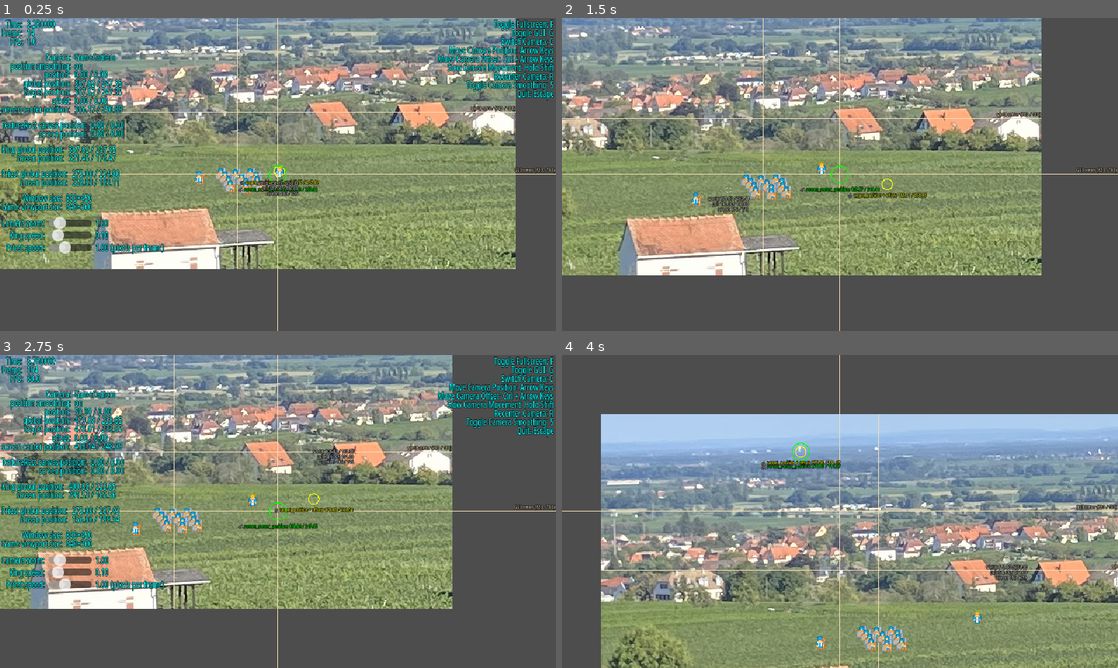
Above: before the commit, frames 1-4 (two rows, left to right).
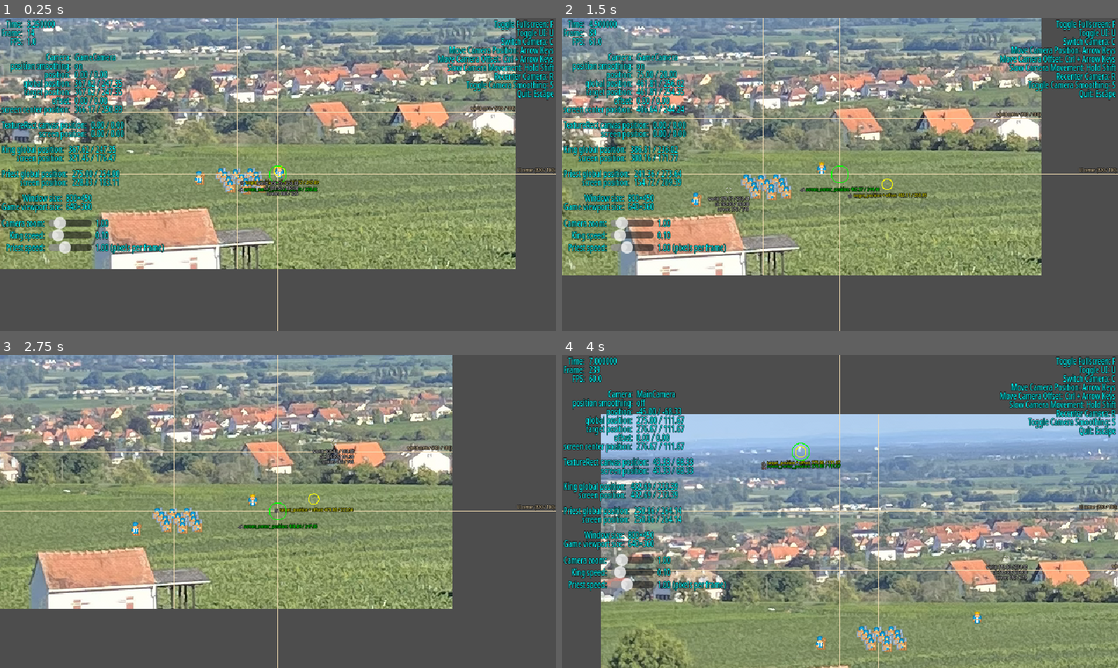
Above: after the commit, the same moments.

Repository: Toxe/godot-pixel-style
Game: Godot game, scene res://scenes/main.tscn
Two runs of this game, one before a commit and one after it. Both use one fixed random seed, a clock stepped at 60 frames per second and the inputs below.
Inputs (mouse positions are in pixels of both pictures, inside the frame that each line leads up to):
- Up to frame 1 (0.25 s): no input
- Up to frame 2 (1.5 s): tap Enter at 0.5 s; move the mouse to (962, 158) at 0.52 s; hold Right (ui_right) 0.53-1.28 s; hold G (toggle_gui, bound only before the commit) 0.53-1.28 s; tap U (toggle_ui, bound only after the commit) at 0.8, 1.35 s; move the mouse to (728, 190) at 1.27 s; hold Down (ui_down) from 1.28 s (still down)
- Up to frame 3 (2.75 s): tap G (toggle_gui, bound only before the commit) at 1.55 s; move the mouse to (333, 442) at 2.02 s; release Down (ui_down) at 2.03 s; hold Right (ui_right) from 2.03 s (still down); hold R (recenter_camera) from 2.03 s (still down); tap U (toggle_ui, bound only after the commit) at 2.3 s
- Up to frame 4 (4 s): move the mouse to (812, 574) at 2.77 s; release Right (ui_right) at 2.78 s; release R (recenter_camera) at 2.78 s; hold Up (ui_up) 2.78-3.53 s; tap C (switch_camera) at 2.85 s; tap G (toggle_gui, bound only before the commit) at 3.05 s; move the mouse to (1006, 558) at 3.52 s; hold Left (ui_left) from 3.53 s (still down); hold S (toggle_camera_smoothing) from 3.53 s (still down); tap U (toggle_ui, bound only after the commit) at 3.8 s

The runs differ from the first frame. In frame 1, 0.2% of the frame differs, in the area x 46-100%, y 3-56%; in frame 2, 8.9%; in frame 3, 8.9%, in the area x 0-100%, y 0-76%; in frame 4, 8.8%.

Commit message:
Rename "gui" to "ui"

Diff:
--- a/PixelStyle/project.godot
+++ b/PixelStyle/project.godot
@@ -39,9 +39,9 @@
 
 [input]
 
-toggle_gui={
+toggle_ui={
 "deadzone": 0.2,
-"events": [Object(InputEventKey,"resource_local_to_scene":fa …(140 unchanged characters)… d":false,"keycode":0,"physical_keycode":71,"key_label":0,"unicode":103,"location":0,"echo":false,"script":null)
+"events": [Object(InputEventKey,"resource_local_to_scene":fa …(140 unchanged characters)… d":false,"keycode":0,"physical_keycode":85,"key_label":0,"unicode":117,"location":0,"echo":false,"script":null)
 ]
 }
 quit={
--- a/PixelStyle/scenes/main.tscn
+++ b/PixelStyle/scenes/main.tscn
@@ -2,7 +2,7 @@
 
 [ext_resource type="Script" uid="uid://ck1hqqe4crdiu" path="res://scenes/main.gd" id="1_0wfyh"]
 [ext_resource type="PackedScene" uid="uid://cl4oo5o1s3gb8" path="res://scenes/game.tscn" id="1_o5qli"]
-[ext_resource type="PackedScene" uid="uid://c0s1ghhdkg1y5" path="res://scenes/gui.tscn" id="2_sugp2"]
+[ext_resource type="PackedScene" uid="uid://c0s1ghhdkg1y5" path="res://scenes/ui.tscn" id="2_sugp2"]
 [ext_resource type="Script" uid="uid://biqssj5ve8p1c" path="res://scenes/camera_manager.gd" id="4_jyhfs"]
 
 [sub_resource type="ViewportTexture" id="ViewportTexture_hyk8p"]
@@ -20,7 +20,7 @@
 
 [node name="CanvasLayer" type="CanvasLayer" parent="." unique_id=239256045]
 
-[node name="GUI" parent="CanvasLayer" unique_id=1614743662 node_paths=PackedStringArray("game", "camera_manager", "texture_rect") instance=ExtResource("2_sugp2")]
+[node name="UI" parent="CanvasLayer" unique_id=1614743662 node_paths=PackedStringArray("game", "camera_manager", "texture_rect") instance=ExtResource("2_sugp2")]
 game = NodePath("../../SubViewport/Game")
 camera_manager = NodePath("../../CameraManager")
 texture_rect = NodePath("../../TextureRect")
--- a/PixelStyle/scenes/gui.gd
+++ b/PixelStyle/scenes/ui.gd
@@ -1,4 +1,4 @@
-class_name GUI extends Control
+class_name UI extends Control
 
 @export var game: Game
 @export var camera_manager: CameraManager
@@ -56,15 +56,15 @@
 
 
 func _draw() -> void:
-    DebugDraw.draw_axes(self, size / 2.0, "GUI center", Color.WHEAT, Color.BLACK)
+    DebugDraw.draw_axes(self, size / 2.0, "UI center", Color.WHEAT, Color.BLACK)
 
     var camera_target_position_plus_offset := camera_manager.current_camera.get_target_position() + camera_manager.current_camera.offset
-    DebugDraw.draw_labeled_circle(self, transform_to_gui_coords(camera_target_position_plus_offset), 6, Color.YELLOW, Color.BLACK, 1, ["🎥 target_position + offset: %s" % [Format.format_position(camera_target_position_plus_offset)]])
-    DebugDraw.draw_labeled_circle(self, transform_to_gui_coords(camera_manager.current_camera.get_screen_center_position()), 10, Color.GREEN, Color.BLACK, 1, ["🎥 screen_center_position: %s" % [Format.format_position(camera_manager.current_camera.get_screen_center_position())]])
+    DebugDraw.draw_labeled_circle(self, transform_world_to_ui_coords(camera_target_position_plus_offset), 6, Color.YELLOW, Color.BLACK, 1, ["🎥 target_position + offset: %s" % [Format.format_position(camera_target_position_plus_offset)]])
+    DebugDraw.draw_labeled_circle(self, transform_world_to_ui_coords(camera_manager.current_camera.get_screen_center_position()), 10, Color.GREEN, Color.BLACK, 1, ["🎥 screen_center_position: %s" % [Format.format_position(camera_manager.current_camera.get_screen_center_position())]])
 
     if !camera_manager.current_camera.offset.is_zero_approx():
-        var from := transform_to_gui_coords(camera_manager.current_camera.get_target_position())
-        var to := transform_to_gui_coords(camera_target_position_plus_offset)
+        var from := transform_world_to_ui_coords(camera_manager.current_camera.get_target_position())
+        var to := transform_world_to_ui_coords(camera_target_position_plus_offset)
         draw_line(from, to, Color.LIGHT_GRAY, 0.5)
         DebugDraw.draw_labeled_circle(self, from, 3, Color.LIGHT_GRAY, Color.BLACK, 0.5, ["🎥 target_position (without offset): %s" % [Format.format_position(camera_manager.current_camera.get_target_position())]])
 
@@ -73,7 +73,7 @@
     var screen_coords := transform_ui_to_screen_coords(mouse_coords)
     var lines: Array[String] = [
         "world: %s" % [Format.format_position(world_coords)],
-        "gui: %s" % [Format.format_position(mouse_coords)],
+        "ui: %s" % [Format.format_position(mouse_coords)],
         "screen: %s" % [Format.format_position(screen_coords, true)],
     ]
     DebugDraw.draw_labeled_circle(self, mouse_coords, 3, Color.LIGHT_GRAY, Color.BLACK, 0.25, lines)
@@ -85,7 +85,7 @@
             DisplayServer.window_set_mode(DisplayServer.WindowMode.WINDOW_MODE_WINDOWED)
         else:
             DisplayServer.window_set_mode(DisplayServer.WindowMode.WINDOW_MODE_FULLSCREEN)
-    elif event.is_action_pressed("toggle_gui"):
+    elif event.is_action_pressed("toggle_ui"):
         ($HBoxContainer as Control).visible = !($HBoxContainer as Control).visible
     elif event.is_action_pressed("switch_camera"):
         camera_manager.next_camera()
@@ -97,10 +97,10 @@
         get_tree().quit()
 
 
-func transform_to_gui_coords(pos: Vector2) -> Vector2:
-    var coords_on_game_sub_viewport_canvas := game.get_global_transform_with_canvas() * pos
-    var gui_coords := get_global_transform_with_canvas().affine_inverse() * coords_on_game_sub_viewport_canvas
-    return gui_coords
+func transform_world_to_ui_coords(pos: Vector2) -> Vector2:
+    var coords_on_world_canvas := game.get_global_transform_with_canvas() * pos
+    var coords_on_ui_canvas := get_global_transform_with_canvas().affine_inverse() * coords_on_world_canvas
+    return coords_on_ui_canvas
 
 
 func transform_ui_to_world_coords(pos: Vector2) -> Vector2:
--- a/PixelStyle/scenes/gui.tscn
+++ b/PixelStyle/scenes/ui.tscn
@@ -1,8 +1,8 @@
 [gd_scene format=3 uid="uid://c0s1ghhdkg1y5"]
 
-[ext_resource type="Script" uid="uid://b0m7te8rndoge" path="res://scenes/gui.gd" id="1_efmwq"]
+[ext_resource type="Script" uid="uid://b0m7te8rndoge" path="res://scenes/ui.gd" id="1_efmwq"]
 
-[node name="GUI" type="PanelContainer" unique_id=583806817]
+[node name="UI" type="PanelContainer" unique_id=583806817]
 anchors_preset = 15
 anchor_right = 1.0
 anchor_bottom = 1.0
@@ -159,7 +159,7 @@
 layout_mode = 2
 size_flags_vertical = 0
 text = "Toggle Fullscreen: F
-Toggle GUI: G
+Toggle UI: U
 Switch Camera: C
 Move Camera Position: Arrow Keys
 Move Camera Offset: Ctrl + Arrow Keys
Renamed: PixelStyle/scenes/gui.gd.uid -> PixelStyle/scenes/ui.gd.uid
